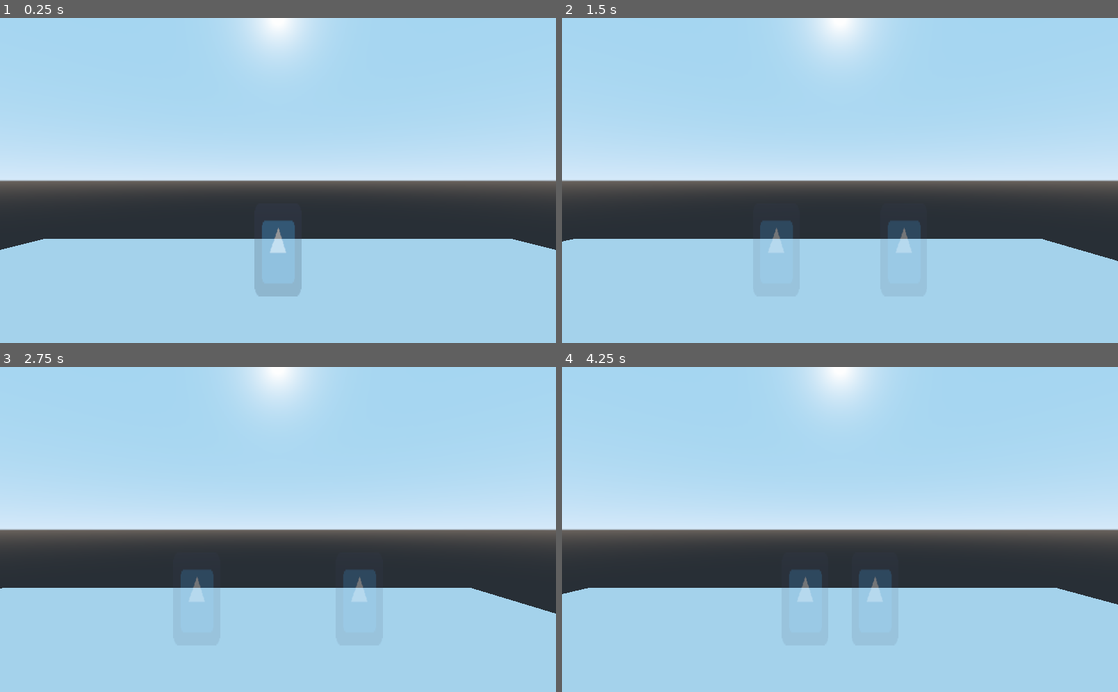
Above: before the commit, frames 1-4 (two rows, left to right).
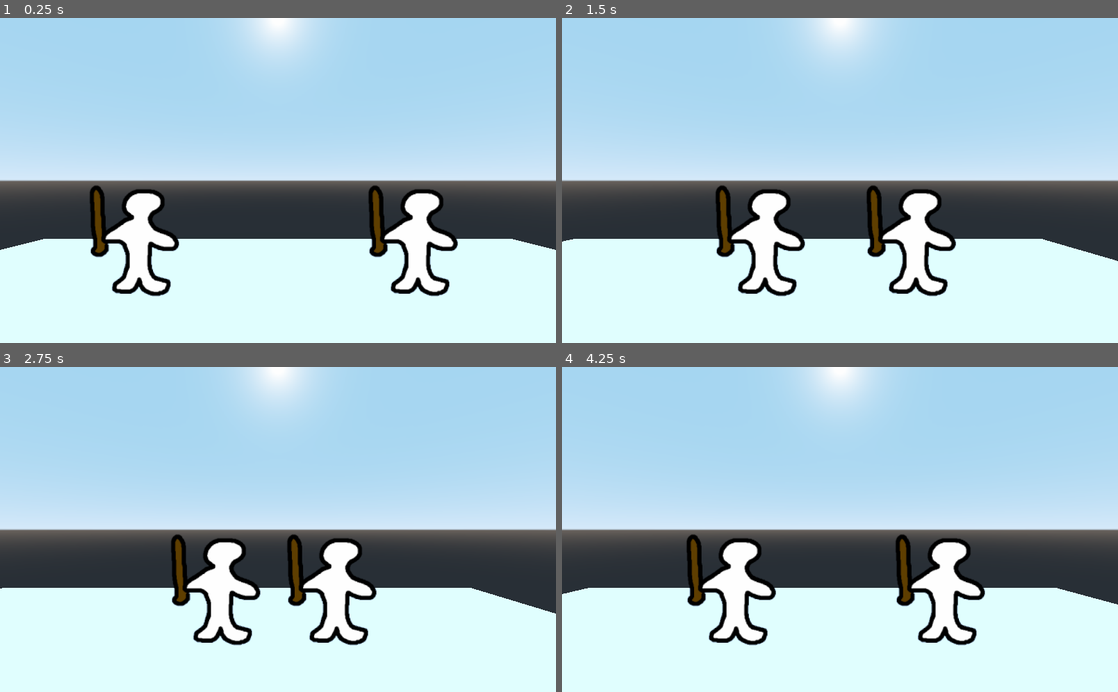
Above: after the commit, the same moments.

Repository: ArtlessAvian/fgdc-at-icu
Game: Godot game, scene res://Stages/Stage.tscn
The game is run twice, just before and just after one commit, with the same random seed, the same clock (stepped at 60 frames per second) and the same inputs. The engine's default icon, where the game draws it, is replaced by a stand-in: a white triangle on a blue panel in a dark square.
Inputs:
- Up to frame 1 (0.25 s): no input
- Up to frame 2 (1.5 s): tap Enter at 0.5 s; hold Right (ui_right) 0.53-1.28 s; hold Left (ui_left) from 1.28 s (still down)
- Up to frame 3 (2.75 s): release Left (ui_left) at 2.03 s; hold Right (ui_right) from 2.03 s (still down)
- Up to frame 4 (4.25 s): release Right (ui_right) at 2.78 s; hold Up (ui_up) 2.78-3.53 s; hold Left (ui_left) from 3.53 s (still down)

The runs differ from the first frame. In frame 1, 35% of the frame differs, in the area x 0-100%, y 51-100%; in frame 2, 35%; in frame 3, 35%; in frame 4, 35%.

Commit message:
finish the thought

Diff:
--- /dev/null
+++ b/Fighters/Fighter.gd
@@ -0,0 +1,56 @@
+extends Spatial
+
+const x_bound = 10  # |x| can't go > x_bound
+const y_bound = 0  # y can't go < 0
+
+export var is_p2 = false
+export var opponent_path: NodePath = ""
+
+var last_state = ""
+var vel: Vector2 = Vector2()
+var grounded: bool = true
+
+
+func _ready():
+	pass
+
+
+func _physics_process(delta):
+	state_process()
+	# anim_process()
+	move(delta)
+	# collide_hitboxes()
+
+
+func state_process():
+	if is_p2:
+		return
+
+	if grounded:
+		vel.x = 0
+		if Input.is_action_pressed("ui_left"):
+			vel.x -= 5
+		if Input.is_action_pressed("ui_right"):
+			vel.x += 5
+		if Input.is_action_pressed("ui_up"):
+			grounded = false
+			vel.y += 10
+
+
+func move(delta):
+	if vel.y > 0:
+		grounded = false
+
+	if not grounded:
+		vel.y -= 20 * delta
+
+	self.translation += Vector3(vel.x, vel.y, 0) * delta
+
+	if self.translation.y < 0:
+		grounded = true
+		self.translation.y = 0
+
+	if self.translation.x > x_bound - $Collision.scale.x / 2:
+		self.translation.x = x_bound - $Collision.scale.x / 2
+	if -self.translation.x > x_bound - $Collision.scale.x / 2:
+		self.translation.x = -(x_bound - $Collision.scale.x / 2)
--- /dev/null
+++ b/Fighters/Fighter.tscn
@@ -0,0 +1,154 @@
+[gd_scene load_steps=11 format=2]
+
+[ext_resource path="res://Fighters/Fighter.gd" type="Script" id=1]
+[ext_resource path="res://icon.png" type="Texture" id=2]
+[ext_resource path="res://spritesheet test.png" type="Texture" id=3]
+[ext_resource path="res://Fighters/Grounded.gd" type="Script" id=4]
+
+[sub_resource type="Animation" id=22]
+resource_name = "Idle"
+loop = true
+tracks/0/type = "value"
+tracks/0/path = NodePath("Sprite3D:frame")
+tracks/0/interp = 1
+tracks/0/loop_wrap = true
+tracks/0/imported = false
+tracks/0/enabled = true
+tracks/0/keys = {
+"times": PoolRealArray( 0 ),
+"transitions": PoolRealArray( 1 ),
+"update": 1,
+"values": [ 0 ]
+}
+
+[sub_resource type="Animation" id=23]
+resource_name = "Jump"
+loop = true
+tracks/0/type = "value"
+tracks/0/path = NodePath("Sprite3D:frame")
+tracks/0/interp = 1
+tracks/0/loop_wrap = true
+tracks/0/imported = false
+tracks/0/enabled = true
+tracks/0/keys = {
+"times": PoolRealArray( 0 ),
+"transitions": PoolRealArray( 1 ),
+"update": 1,
+"values": [ 2 ]
+}
+
+[sub_resource type="Animation" id=6]
+resource_name = "Light"
+length = 0.333333
+step = 0.0416667
+tracks/0/type = "value"
+tracks/0/path = NodePath("Sprite3D:frame")
+tracks/0/interp = 1
+tracks/0/loop_wrap = true
+tracks/0/imported = false
+tracks/0/enabled = true
+tracks/0/keys = {
+"times": PoolRealArray( 0, 0.0416667, 0.0833333, 0.125 ),
+"transitions": PoolRealArray( 1, 1, 1, 1 ),
+"update": 1,
+"values": [ 4, 5, 6, 7 ]
+}
+
+[sub_resource type="Animation" id=24]
+resource_name = "Prejump"
+length = 0.1
+step = 0.0166667
+tracks/0/type = "value"
+tracks/0/path = NodePath("Sprite3D:frame")
+tracks/0/interp = 1
+tracks/0/loop_wrap = true
+tracks/0/imported = false
+tracks/0/enabled = true
+tracks/0/keys = {
+"times": PoolRealArray( 0 ),
+"transitions": PoolRealArray( 1 ),
+"update": 1,
+"values": [ 1 ]
+}
+
+[sub_resource type="Animation" id=7]
+resource_name = "RESET"
+tracks/0/type = "value"
+tracks/0/path = NodePath("Sprite3D:frame")
+tracks/0/interp = 1
+tracks/0/loop_wrap = true
+tracks/0/imported = false
+tracks/0/enabled = true
+tracks/0/keys = {
+"times": PoolRealArray( 0 ),
+"transitions": PoolRealArray( 1 ),
+"update": 0,
+"values": [ 0 ]
+}
+tracks/1/type = "value"
+tracks/1/path = NodePath(".:animation_impulse")
+tracks/1/interp = 1
+tracks/1/loop_wrap = true
+tracks/1/imported = false
+tracks/1/enabled = true
+tracks/1/keys = {
+"times": PoolRealArray( 0 ),
+"transitions": PoolRealArray( 1 ),
+"update": 0,
+"values": [ Vector2( 0, 20 ) ]
+}
+
+[sub_resource type="Animation" id=8]
+resource_name = "Walk"
+length = 0.333333
+loop = true
+step = 0.0416667
+tracks/0/type = "value"
+tracks/0/path = NodePath("Sprite3D:frame")
+tracks/0/interp = 1
+tracks/0/loop_wrap = true
+tracks/0/imported = false
+tracks/0/enabled = true
+tracks/0/keys = {
+"times": PoolRealArray( 0, 0.0833333, 0.166667, 0.25 ),
+"transitions": PoolRealArray( 1, 1, 1, 1 ),
+"update": 1,
+"values": [ 9, 10, 11, 12 ]
+}
+
+[node name="Fighter" type="Spatial"]
+script = ExtResource( 1 )
+
+[node name="AnimationPlayer" type="AnimationPlayer" parent="."]
+autoplay = "Idle"
+playback_process_mode = 0
+anims/Idle = SubResource( 22 )
+anims/Jump = SubResource( 23 )
+anims/Light = SubResource( 6 )
+anims/Prejump = SubResource( 24 )
+anims/RESET = SubResource( 7 )
+anims/Walk = SubResource( 8 )
+
+[node name="Behaviors" type="Node" parent="."]
+
+[node name="Grounded" type="Node" parent="Behaviors"]
+script = ExtResource( 4 )
+
+[node name="Sprite3D" type="Sprite3D" parent="."]
+offset = Vector2( 0, 258 )
+pixel_size = 0.005
+alpha_cut = 2
+texture = ExtResource( 3 )
+hframes = 8
+vframes = 8
+
+[node name="Collision" type="Sprite3D" parent="."]
+transform = Transform( 1, 0, 0, 0, 2, 0, 0, 0, 1, 0, 0, 0.01 )
+visible = false
+offset = Vector2( 0, 32 )
+modulate = Color( 1, 1, 1, 0.156863 )
+pixel_size = 0.0157
+texture = ExtResource( 2 )
+__meta__ = {
+"_editor_description_": ""
+}
--- /dev/null
+++ b/Fighters/Grounded.gd
@@ -0,0 +1,4 @@
+extends Node
+
+func idle_run(fighter):
+	print("hello")
--- a/Stages/Fighter.gd
+++ b/Stages/Fighter.gd
@@ -2,8 +2,6 @@
 
 const x_bound = 10; # |x| can't go > x_bound
 const y_bound = 0; # y can't go < 0
-
-export var is_p2 = false
 
 var vel : Vector2 = Vector2()
 var grounded : bool = true
@@ -16,9 +14,6 @@
 	move(delta)
 
 func get_input():
-	if is_p2:
-		return
-
 	if grounded:
 		vel.x = 0;
 		if Input.is_action_pressed("ui_left"):
@@ -41,5 +36,3 @@
 
 	if self.translation.x > x_bound - $Collision.scale.x/2:
 		self.translation.x = x_bound - $Collision.scale.x/2
-	if -self.translation.x > x_bound - $Collision.scale.x/2:
-		self.translation.x = -(x_bound - $Collision.scale.x/2)
--- a/Stages/Stage.tscn
+++ b/Stages/Stage.tscn
@@ -1,8 +1,7 @@
-[gd_scene load_steps=5 format=2]
+[gd_scene load_steps=4 format=2]
 
-[ext_resource path="res://icon.png" type="Texture" id=1]
-[ext_resource path="res://Stages/Fighter.gd" type="Script" id=2]
 [ext_resource path="res://Stages/StageCamera.gd" type="Script" id=3]
+[ext_resource path="res://Fighters/Fighter.tscn" type="PackedScene" id=4]
 
 [sub_resource type="CubeMesh" id=1]
 
@@ -33,31 +32,14 @@
 skeleton = NodePath("../Camera")
 material/0 = null
 
-[node name="Fighter" type="Sprite3D" parent="."]
-transform = Transform( 1, 0, 0, 0, 2, 0, 0, 0, 1, 0, 0, 0 )
-offset = Vector2( 0, 32 )
-script = ExtResource( 2 )
+[node name="Fighter" parent="." instance=ExtResource( 4 )]
+transform = Transform( 1, 0, 0, 0, 1, 0, 0, 0, 1, -3, 0, 0.001 )
+opponent_path = NodePath("../Fighter2")
 
-[node name="Collision" type="Sprite3D" parent="Fighter"]
-offset = Vector2( 0, 32 )
-modulate = Color( 1, 1, 1, 0.156863 )
-pixel_size = 0.0157
-texture = ExtResource( 1 )
-__meta__ = {
-"_editor_description_": ""
-}
+[node name="Fighter2" parent="." instance=ExtResource( 4 )]
+transform = Transform( 1, 0, 0, 0, 1, 0, 0, 0, 1, 3, 0, 0 )
+is_p2 = true
+opponent_path = NodePath("../Fighter")
 
-[node name="Fighter2" type="Sprite3D" parent="."]
-transform = Transform( 1, 0, 0, 0, 2, 0, 0, 0, 1, 0, 0, 0 )
-offset = Vector2( 0, 32 )
-script = ExtResource( 2 )
-is_p2 = true
-
-[node name="Collision" type="Sprite3D" parent="Fighter2"]
-offset = Vector2( 0, 32 )
-modulate = Color( 1, 1, 1, 0.156863 )
-pixel_size = 0.0157
-texture = ExtResource( 1 )
-__meta__ = {
-"_editor_description_": ""
-}
+[node name="DirectionalLight" type="DirectionalLight" parent="."]
+transform = Transform( 0.942967, 0.12413, -0.308876, 0, 0.927875, 0.372891, 0.332885, -0.351624, 0.874956, 0, 5.69432, 4.83275 )
--- a/Stages/StageCamera.gd
+++ b/Stages/StageCamera.gd
@@ -1,13 +1,15 @@
 extends Camera
 
-export var path_one : NodePath = "";
-export var path_two : NodePath = "";
+export var path_one: NodePath = ""
+export var path_two: NodePath = ""
+
 
 # Called when the node enters the scene tree for the first time.
 func _ready():
-	pass # Replace with function body.
+	pass  # Replace with function body.
 
-func _physics_process(delta):
+
+func _physics_process(_delta):
 	var fighter_one = get_node(path_one)
 	var fighter_two = get_node(path_two)
 
